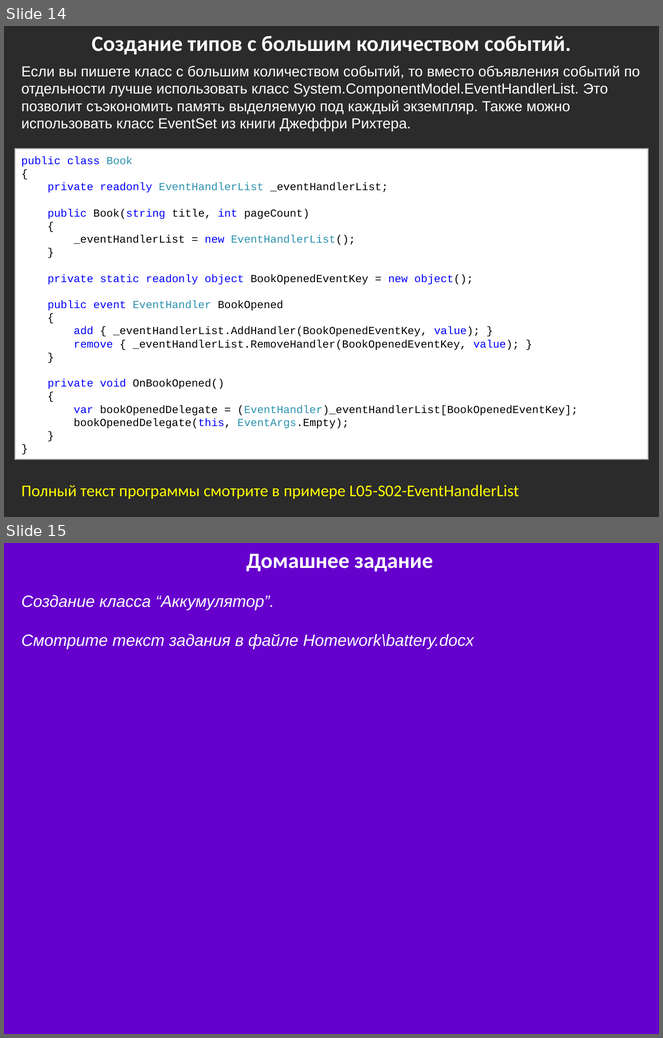
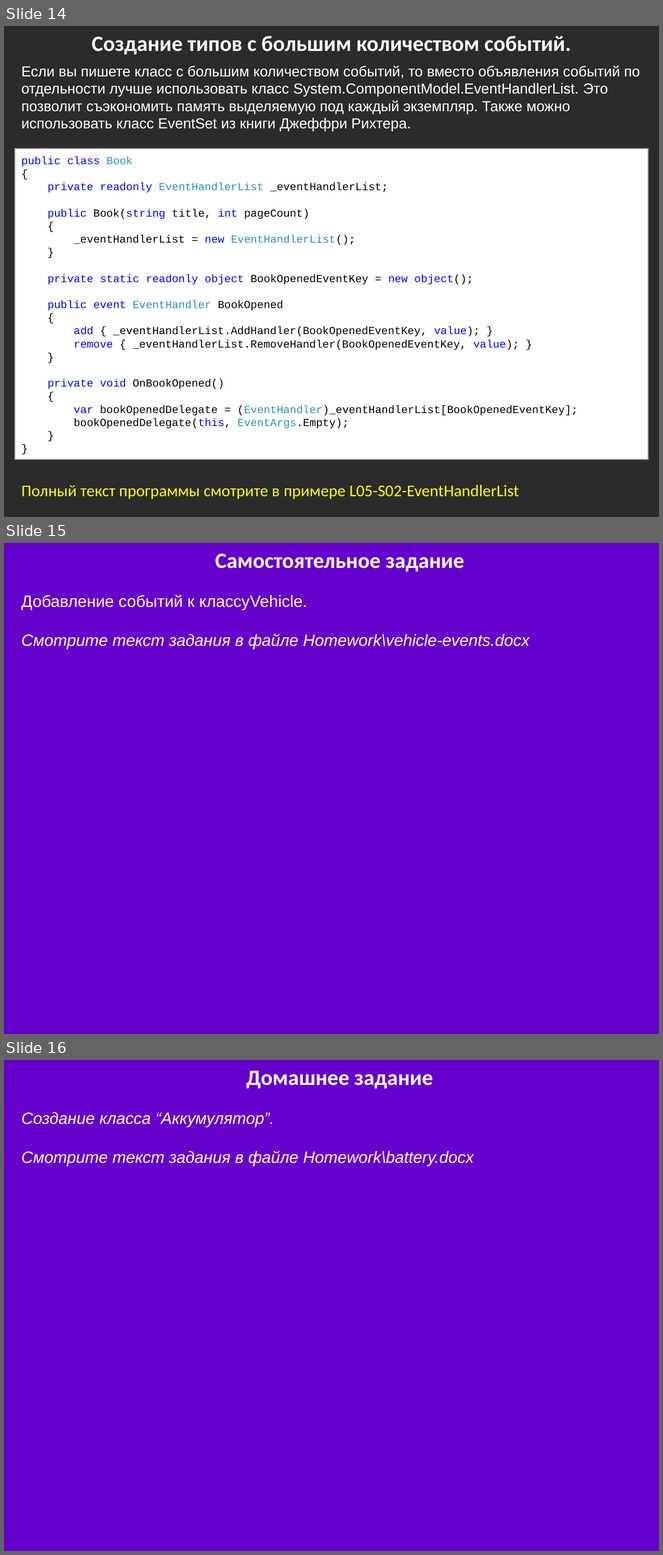
Before and after one commit to bazile/Training, a slide deck: Presentation/lesson-05-events.pptx. Shown one above the other, each under a label of ours: slides 14 and 15 before the commit, slides 14, 15 and 16 after it. The pictures are 663x1038 and 663x1555 pixels, drawn with LibreOffice and Linux fonts; fonts in the diff are those of the drawing; background and template pictures are left out; a plain dark background stands for a picture behind light text. Boxes give left, top, right and bottom in pixels: in the first picture for what was removed or moved away, otherwise in the second. Text is boxed around its words. In the diff, an @@ line names an element or a change of style, - is before the commit and + after.

Commit message:
Added class task for events

```diff
--- a/Presentation/lesson-05-events.pptx
+++ b/Presentation/lesson-05-events.pptx
@@ slide 15 added at (x1=4, y1=543, x2=659, y2=1034), background #6600CC @@
@@ text added at (x1=215, y1=553, x2=464, y2=572), 24 pt, text #FFFFFF, bold @@
+Самостоятельное задание
@@ text added at (x1=21, y1=594, x2=530, y2=649), 18 pt, text #FFFFFF, italic @@
+Добавление событий к классуVehicle.
+Смотрите текст задания в файле Homework\vehicle-events.docx
@@ what was slide 15 is now slide 16 @@
```
Also in this commit, not shown: 1 other file.
